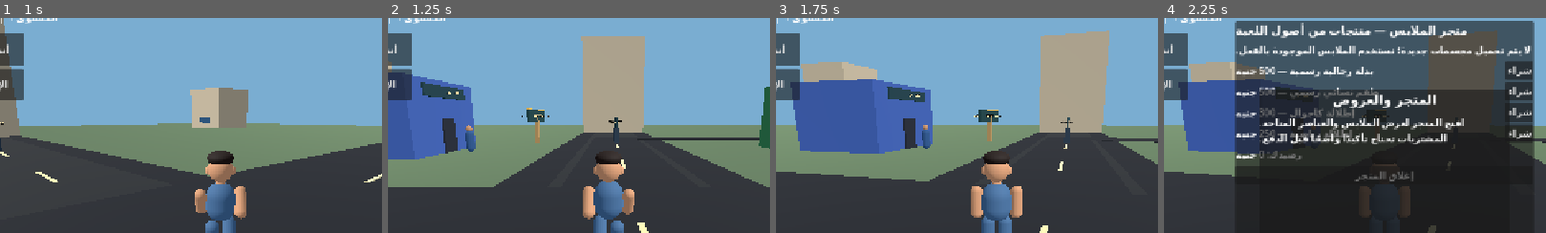
Above: before the commit, frames 1-4 (left to right).
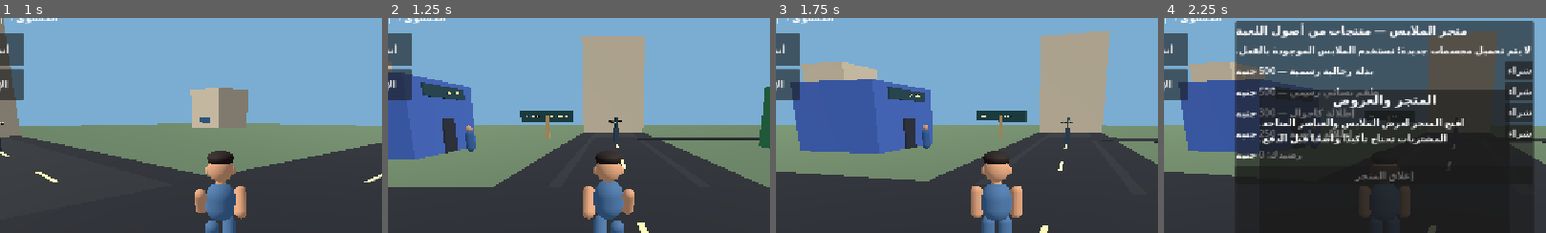
Above: after the commit, the same moments.

Repository: gamalalaraby1988-dotcom/King-Egypt-
Game: Godot game, scene res://scenes/main.tscn
Two runs of this game, one before a commit and one after it. Both use one fixed random seed, a clock stepped at 60 frames per second and the inputs below.
Inputs (mouse positions are % of the whole screen's width and height, from its top left):
- Up to frame 1 (1 s): tap Enter at 0.5 s; move the mouse to (72, 45) at 0.52 s; hold D (move_right) from 0.53 s (still down); hold Shift (sprint) from 0.53 s (still down); click (72, 45) at 0.67 s
- Up to frame 2 (1.25 s): keep holding D (move_right); keep holding Shift (sprint)
- Up to frame 3 (1.75 s): release D (move_right) at 1.25 s; release Shift (sprint) at 1.25 s; drag from (30, 55) to (45, 70) at 1.27 s
- Up to frame 4 (2.25 s): click "ذهب: 0 +" at 2 s
The pictures show only the part of the screen within x 21-71%, y 13-63%; the shares and areas given below are measured in that part.

Frame 1 is identical in both runs. In frame 2, 0.8% of the frame differs, in the area x 34-49%, y 41-59%; in frame 3, 0.7%; in frame 4, less than 0.1%.

Commit message:
Move roadside signposts out of road centerlines

Diff:
--- a/scripts/main.gd
+++ b/scripts/main.gd
@@ -612,13 +612,15 @@
 func _create_city_signage() -> void:
 	# Signposts reuse primitive meshes and point to known prototype destinations.
 	_create_direction_signpost("Signpost_Central", Vector3(0, 0, 8), "restaurant", "shop")
-	_create_direction_signpost("Signpost_Employment", Vector3(24, 0, -8), "employment", "city_center")
-	_create_direction_signpost("Signpost_Camp", Vector3(30, 0, 38), "city_center", "animal_camp")
-
-func _create_direction_signpost(sign_name: String, pos: Vector3, left_key: String, right_key: String) -> void:
+	# Move roadside signs off the road centerline and turn their faces toward the road.
+	_create_direction_signpost("Signpost_Employment", Vector3(29, 0, -8), "employment", "city_center", PI / 2.0)
+	_create_direction_signpost("Signpost_Camp", Vector3(30, 0, 38), "city_center", "animal_camp", PI / 2.0)
+
+func _create_direction_signpost(sign_name: String, pos: Vector3, left_key: String, right_key: String, yaw: float = 0.0) -> void:
 	var sign_root := Node3D.new()
 	sign_root.name = sign_name
 	sign_root.position = pos
+	sign_root.rotation.y = yaw
 	add_child(sign_root)
 	_create_box(sign_root, "StonePost", Vector3(0.35, 2.7, 0.35), Vector3(0, 1.35, 0), Color(0.66, 0.52, 0.32), false)
 	_create_box(sign_root, "DarkBoard", Vector3(6.2, 1.15, 0.22), Vector3(0, 2.65, 0), Color(0.08, 0.22, 0.23), false)
